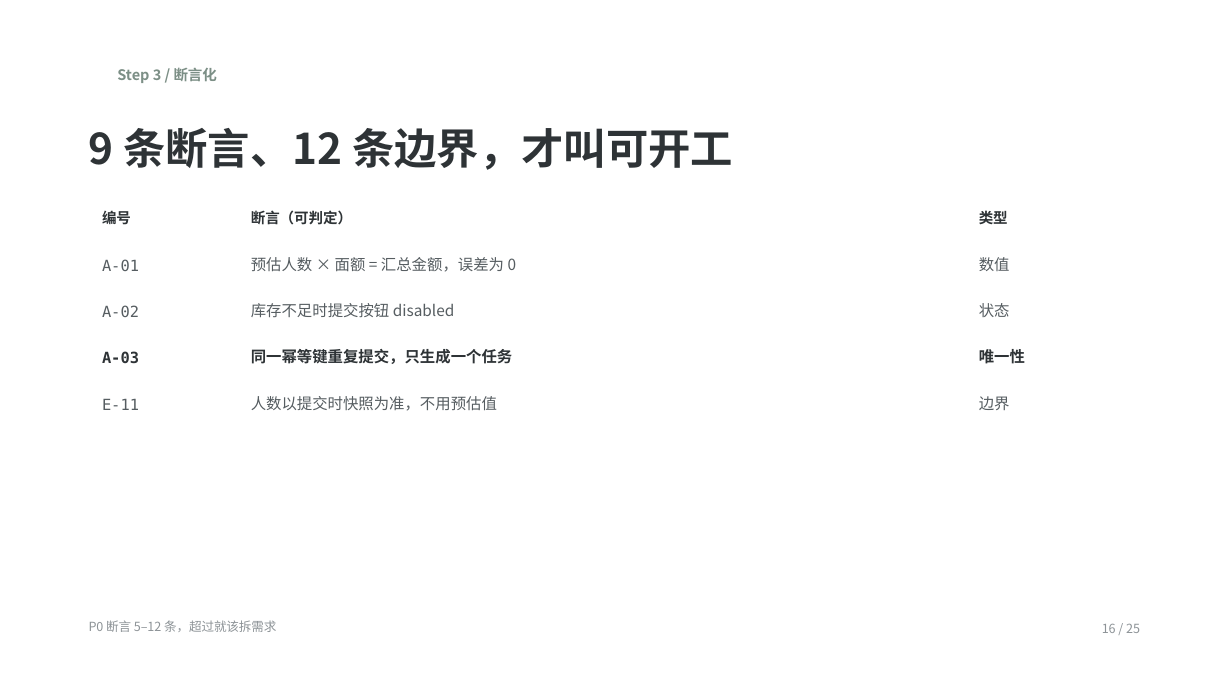
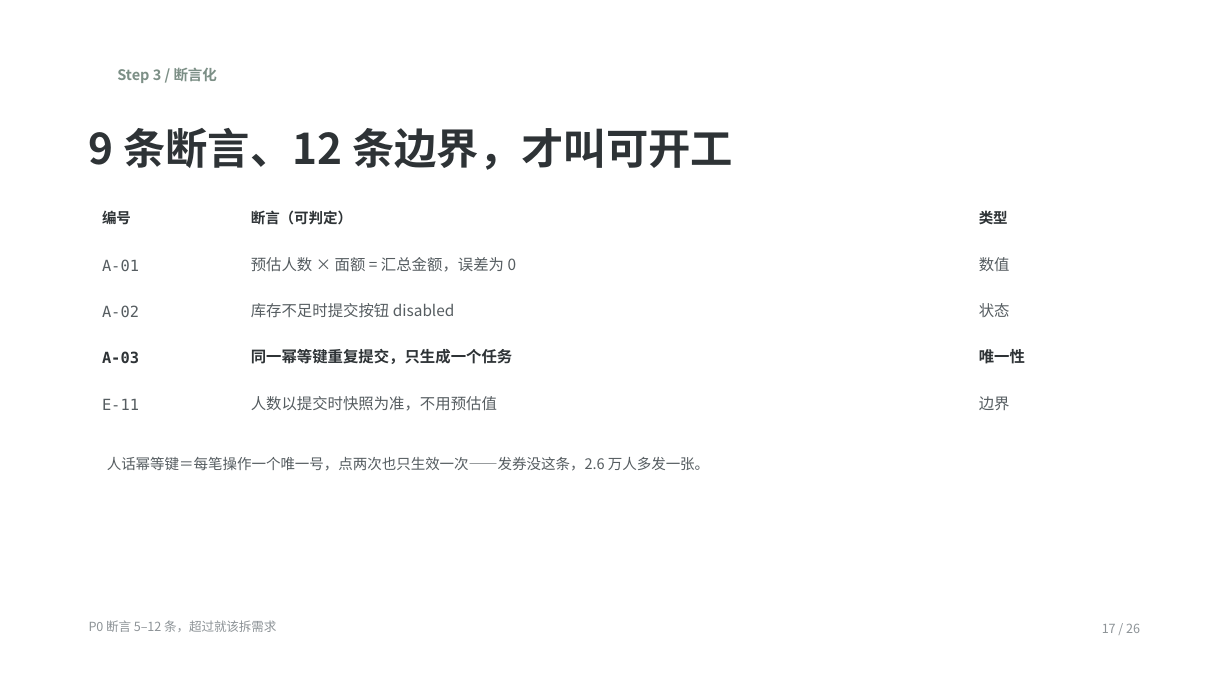
Before and after one commit to aoyousky/ai_project_platform, a slide deck: slide 17 of training/deck/deck.pptx (slide 16 before the commit). Drawn at 1232x693 pixels with LibreOffice and Linux fonts; fonts in the diff are those of the drawing; background and template pictures are left out. Boxes give left, top, right and bottom in pixels: in the first picture for what was removed or moved away, otherwise in the second. Text is boxed around its words. In the diff, an @@ line names an element or a change of style, - is before the commit and + after.

```diff
--- a/training/deck/deck.pptx
+++ b/training/deck/deck.pptx
@@ text added at bbox=[107, 457, 709, 471], 11.2 pt, text #565D61 @@
+人话幂等键＝每笔操作一个唯一号，点两次也只生效一次——发券没这条，2.6 万人多发一张。
@@ text at bbox=[1102, 624, 1140, 633]: text changed @@
-16 / 25
+17 / 26
```
Also in this commit, not shown: 12 other slides changed, 1 slide added, 15 other files.
